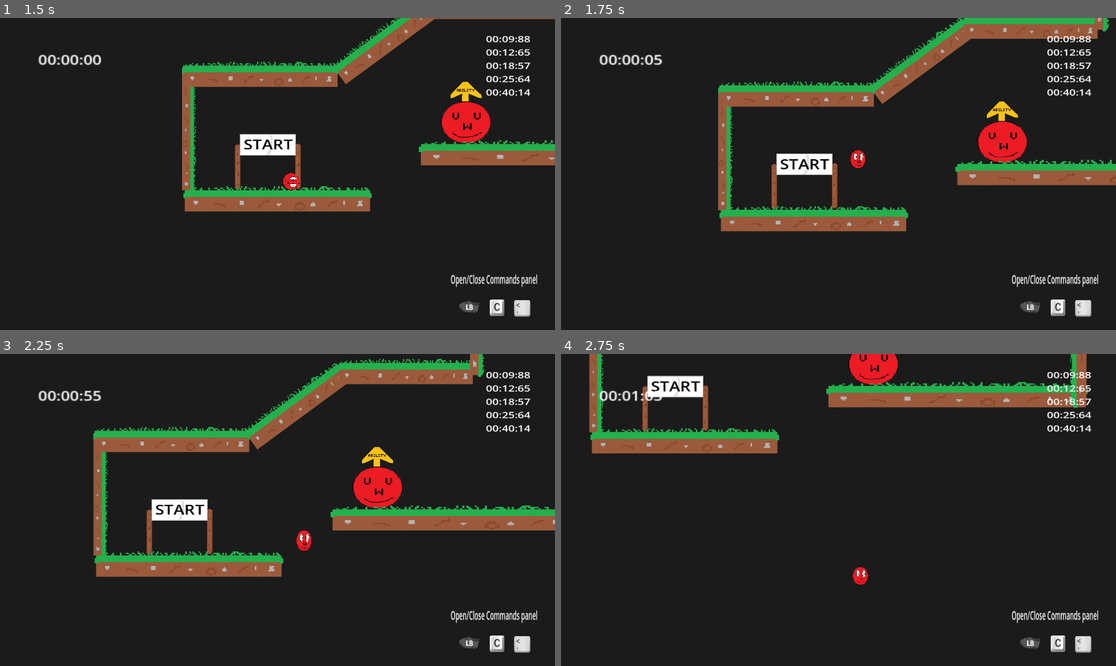
Above: before the commit, frames 1-4 (two rows, left to right).
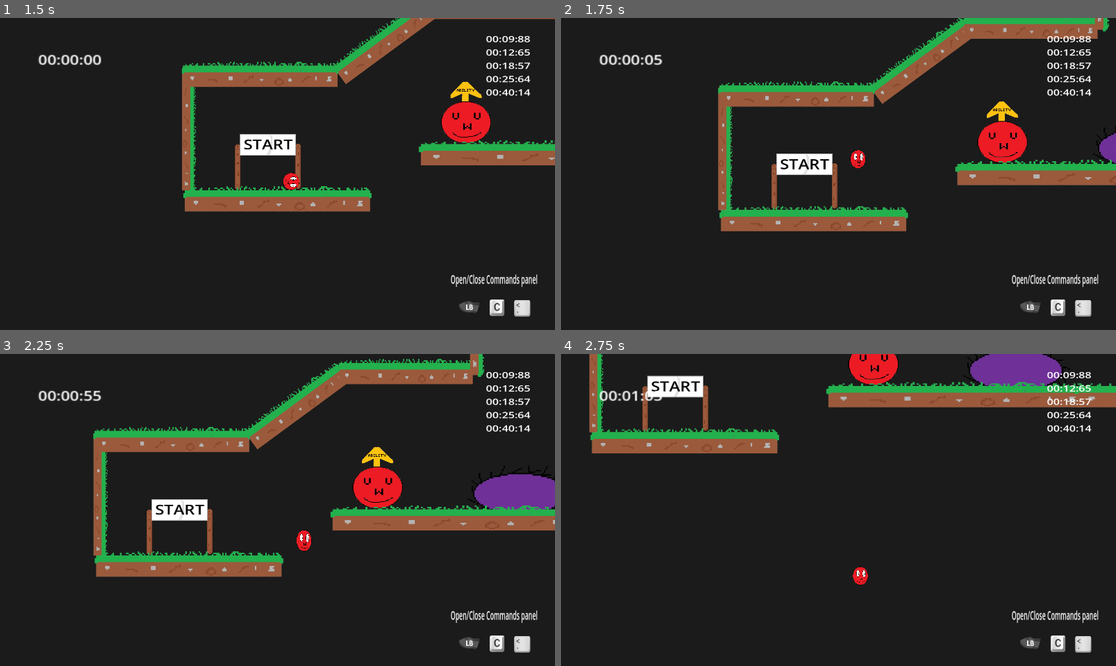
Above: after the commit, the same moments.

Repository: Mahnwe/TheBallThatWasUwU
Game: Godot game, scene res://Scenes/menu.tscn
The game is run twice, just before and just after one commit, with the same random seed, the same clock (stepped at 60 frames per second) and the same inputs.
Inputs (mouse positions are in pixels of both pictures, inside the frame that each line leads up to):
- Up to frame 1 (1.5 s): click "Level 3" at 0.5 s; tap Enter at 1.25 s; move the mouse to (399, 158) at 1.27 s; hold D (move_right) from 1.28 s (still down); tap F (next_level) at 1.35 s; click (399, 158) at 1.42 s
- Up to frame 2 (1.75 s): keep holding D (move_right); tap Space (jump) at 1.52 s
- Up to frame 3 (2.25 s): keep holding D (move_right); move the mouse to (166, 525) at 2.02 s; tap X (dash) at 2.1 s
- Up to frame 4 (2.75 s): keep holding D (move_right); tap Space (jump) at 2.27 s; tap F (next_level) at 2.3 s

Frame 1 is identical in both runs. In frame 2, 0.2% of the frame differs, in the area x 95-100%, y 34-47%; in frame 3, 1.5%; in frame 4, 2.2%, in the area x 72-100%, y 0-18%.

Commit message:
Work on level 3 script and LD

Diff:
--- a/Scenes/level3.tscn
+++ b/Scenes/level3.tscn
@@ -10,7 +10,37 @@
 [ext_resource type="PackedScene" uid="uid://doy0e7jnl2886" path="res://Scenes/wall.tscn" id="8_tnmog"]
 [ext_resource type="PackedScene" uid="uid://7qfwpggjf11t" path="res://Scenes/save_point.tscn" id="9_0l5s7"]
 [ext_resource type="PackedScene" uid="uid://bo7nw1yq804xk" path="res://Scenes/spike.tscn" id="10_w0su0"]
-[ext_resource type="PackedScene" uid="uid://b3tiqo6vtui7s" path="res://Scenes/wheel.tscn" id="11_pxyd4"]
+[ext_resource type="PackedScene" uid="uid://dss5xj26b0dfl" path="res://Scenes/finish.tscn" id="11_lhdat"]
+
+[sub_resource type="Curve2D" id="Curve2D_ea2f8"]
+_data = {
+"points": PackedVector2Array(79.37, -7.937, -79.37, 7.937, -471, -1680, 4.7622, -180.964, -4.7622, 180.964, -608, -1505, 0, 0, 0, 0, -509, -1353, 4.7622, 117.468, -4.7622, -117.468, -382, -1502, 0, 0, 0, 0, -471, -1680)
+}
+point_count = 5
+
+[sub_resource type="Curve2D" id="Curve2D_am5r0"]
+_data = {
+"points": PackedVector2Array(-97.515, 2.37841, 97.515, -2.37841, -78, -1643, 4.75683, 123.678, -4.75683, -123.678, 60, -1831, 99.8934, 0, -99.8934, 0, -64, -2004, 9.51366, -109.407, -9.51366, 109.407, -192, -1842, -66.5956, -2.37841, 66.5956, 2.37841, -78, -1643)
+}
+point_count = 5
+
+[sub_resource type="Curve2D" id="Curve2D_2r2mc"]
+_data = {
+"points": PackedVector2Array(-148, -14, 148, 14, 2114, -1734, 0, 0, 0, 0, 2264, -1578, 136, -10, -136, 10, 2156, -1397, -4, 64, 4, -64, 2003, -1590, -108, -6, 108, 6, 2114, -1734)
+}
+point_count = 5
+
+[sub_resource type="Curve2D" id="Curve2D_5xej6"]
+_data = {
+"points": PackedVector2Array(89.135, 10.0908, -89.135, -10.0908, 1746, -1640, 1.68179, 112.68, -1.68179, -112.68, 1626, -1798, -77.3625, -3.36359, 77.3625, 3.36359, 1687, -1955, 0, -142.952, 0, 142.952, 1823, -1806, 0, 0, 0, 0, 1746, -1640)
+}
+point_count = 5
+
+[sub_resource type="Curve2D" id="Curve2D_5ndjq"]
+_data = {
+"points": PackedVector2Array(0, 0, 0, 0, 145, -2480, 0, 0, 0, 0, 143, -2325, 0, 0, 0, 0, 141, -2170, 0, 0, 0, 0, 145, -2480)
+}
+point_count = 4
 
 [node name="level3" type="Node2D"]
 script = ExtResource("1_1urae")
@@ -46,6 +76,9 @@
 [node name="platform2" parent="." instance=ExtResource("2_gdtbw")]
 position = Vector2(-125, 1149)
 
+[node name="platform14" parent="platform2" instance=ExtResource("2_gdtbw")]
+position = Vector2(613, 0)
+
 [node name="Ability" parent="." instance=ExtResource("7_pr54i")]
 position = Vector2(28, 1173)
 scale = Vector2(0.52, 0.56)
@@ -68,23 +101,27 @@
 position = Vector2(-89, 787)
 scale = Vector2(0.519999, 1)
 
+[node name="platform7" parent="." instance=ExtResource("2_gdtbw")]
+position = Vector2(246, 501)
+scale = Vector2(0.76, 0.92)
+
+[node name="platform14" parent="." instance=ExtResource("2_gdtbw")]
+position = Vector2(967, 501)
+scale = Vector2(0.84, 0.92)
+
 [node name="Wall3" parent="." instance=ExtResource("8_tnmog")]
 position = Vector2(172, 923)
 rotation = -1.5708
 scale = Vector2(1.68, 1.52)
 
 [node name="Wall" parent="." instance=ExtResource("8_tnmog")]
-position = Vector2(654, 574)
+position = Vector2(1128, 556)
 rotation = 1.5708
 scale = Vector2(2.2, 1.76)
 
 [node name="platform6" parent="." instance=ExtResource("2_gdtbw")]
 position = Vector2(249, 298)
 scale = Vector2(0.199998, 0.8)
-
-[node name="platform7" parent="." instance=ExtResource("2_gdtbw")]
-position = Vector2(461, 501)
-scale = Vector2(1.56, 1.04)
 
 [node name="Wall4" parent="." instance=ExtResource("8_tnmog")]
 position = Vector2(802, -184)
@@ -135,15 +172,15 @@
 scale = Vector2(0.337579, 0.36)
 
 [node name="Spike2" parent="." instance=ExtResource("10_w0su0")]
-position = Vector2(487, 786)
+position = Vector2(961, 768)
 scale = Vector2(0.320001, 0.32)
 
 [node name="ColorRect" type="ColorRect" parent="."]
 z_index = -20
-offset_left = -1885.0
-offset_top = -4732.0
-offset_right = 4188.0
-offset_bottom = 2946.0
+offset_left = -1887.0
+offset_top = -4758.0
+offset_right = 4186.0
+offset_bottom = 2920.0
 color = Color(0.10748, 0.10748, 0.10748, 1)
 
 [node name="platform11" parent="." instance=ExtResource("2_gdtbw")]
@@ -188,11 +225,6 @@
 rotation = 1.5708
 scale = Vector2(2.28, 2.8)
 
-[node name="Wall12" parent="." instance=ExtResource("8_tnmog")]
-position = Vector2(-1078, -928)
-rotation = -1.5708
-scale = Vector2(2.28, 2.8)
-
 [node name="Wall13" parent="." instance=ExtResource("8_tnmog")]
 position = Vector2(2174, -90)
 rotation = -1.5708
@@ -202,31 +234,11 @@
 position = Vector2(2830, -1697)
 rotation = 1.5708
 scale = Vector2(2.28, 2.8)
-
-[node name="Wheel" parent="." instance=ExtResource("11_pxyd4")]
-position = Vector2(-409, -1442)
-scale = Vector2(4.08, 3.67743)
-degrees_per_second = 360
-
-[node name="Wheel2" parent="." instance=ExtResource("11_pxyd4")]
-position = Vector2(82, -1439)
-scale = Vector2(4.08, 3.67743)
-degrees_per_second = 360
 
 [node name="platform17" parent="." instance=ExtResource("2_gdtbw")]
 position = Vector2(-639, -1397)
 scale = Vector2(1.36, 1.22581)
 
-[node name="Wheel3" parent="." instance=ExtResource("11_pxyd4")]
-position = Vector2(1631, -1442)
-scale = Vector2(4.08, 3.67743)
-degrees_per_second = -360
-
-[node name="Wheel4" parent="." instance=ExtResource("11_pxyd4")]
-position = Vector2(2122, -1439)
-scale = Vector2(4.08, 3.67743)
-degrees_per_second = -360
-
 [node name="platform19" parent="." instance=ExtResource("2_gdtbw")]
 position = Vector2(1401, -1397)
 scale = Vector2(1.36, 1.22581)
@@ -240,9 +252,186 @@
 position = Vector2(83, -590)
 rotation = -1.5708
 scale = Vector2(2.2, 2.72)
+
+[node name="Wall17" parent="." instance=ExtResource("8_tnmog")]
+position = Vector2(641, 1132)
+rotation = -1.5708
+scale = Vector2(1.72, 1.76)
+
+[node name="Spike3" parent="." instance=ExtResource("10_w0su0")]
+position = Vector2(521, 1110)
+rotation = 1.5708
+
+[node name="Wall18" parent="." instance=ExtResource("8_tnmog")]
+position = Vector2(75, -1199)
+rotation = -1.5708
+scale = Vector2(2.28, 2.8)
+
+[node name="Wall19" parent="." instance=ExtResource("8_tnmog")]
+position = Vector2(1661, -1961)
+rotation = 1.5708
+scale = Vector2(2.28, 2.8)
+
+[node name="PlatformPatrol1" type="Path2D" parent="."]
+curve = SubResource("Curve2D_ea2f8")
+
+[node name="PathFollow2D" type="PathFollow2D" parent="PlatformPatrol1"]
+position = Vector2(-471, -1680)
+rotation = 3.04192
+rotates = false
+
+[node name="platform" parent="PlatformPatrol1/PathFollow2D" groups=["platform_on_patrol"] instance=ExtResource("2_gdtbw")]
+position = Vector2(71.0457, 73.4337)
+rotation = -3.03408
+scale = Vector2(0.200024, 0.68001)
+sync_to_physics = false
+
+[node name="PlatformPatrol2" type="Path2D" parent="."]
+position = Vector2(-42, 30)
+curve = SubResource("Curve2D_am5r0")
+
+[node name="PathFollow2D" type="PathFollow2D" parent="PlatformPatrol2"]
+position = Vector2(-78, -1643)
+rotation = -0.0243854
+rotates = false
+
+[node name="platform" parent="PlatformPatrol2/PathFollow2D" groups=["platform_on_patrol"] instance=ExtResource("2_gdtbw")]
+position = Vector2(-73.8073, -90.8266)
+rotation = 0.0288234
+scale = Vector2(0.241492, 0.823122)
+sync_to_physics = false
+speed = 200
+
+[node name="PlatformPatrol3" type="Path2D" parent="."]
+position = Vector2(75, 16)
+curve = SubResource("Curve2D_2r2mc")
+
+[node name="PathFollow2D" type="PathFollow2D" parent="PlatformPatrol3"]
+position = Vector2(2114, -1734)
+rotation = 0.0943139
+rotates = false
+
+[node name="platform" parent="PlatformPatrol3/PathFollow2D" groups=["platform_on_patrol"] instance=ExtResource("2_gdtbw")]
+position = Vector2(-87.0305, -81.1647)
+rotation = -0.086953
+scale = Vector2(0.234248, 0.878037)
+sync_to_physics = false
+
+[node name="PlatformPatrol4" type="Path2D" parent="."]
+position = Vector2(82, -31)
+curve = SubResource("Curve2D_5xej6")
+
+[node name="PathFollow2D" type="PathFollow2D" parent="PlatformPatrol4"]
+position = Vector2(1746, -1640)
+rotation = -3.02887
+rotates = false
+
+[node name="platform" parent="PlatformPatrol4/PathFollow2D" groups=["platform_on_patrol"] instance=ExtResource("2_gdtbw")]
+position = Vector2(103.546, 87.9102)
+rotation = 3.03349
+scale = Vector2(0.239639, 0.880005)
+sync_to_physics = false
+speed = 200
+
+[node name="Wall20" parent="." instance=ExtResource("8_tnmog")]
+position = Vector2(-1088, -937)
+rotation = -1.5708
+scale = Vector2(2.28, 2.8)
+
+[node name="platform18" parent="." instance=ExtResource("2_gdtbw")]
+position = Vector2(203, -2030)
+scale = Vector2(0.72, 1.08)
+
+[node name="platform20" parent="." instance=ExtResource("2_gdtbw")]
+position = Vector2(1016, -2028)
+scale = Vector2(0.72, 1.08)
+
+[node name="Wall12" parent="." instance=ExtResource("8_tnmog")]
+position = Vector2(574, -2413)
+rotation = 1.5708
+scale = Vector2(1.64, 2.24)
+
+[node name="Wall21" parent="." instance=ExtResource("8_tnmog")]
+position = Vector2(1160, -1859)
+rotation = -1.5708
+scale = Vector2(1.64, 2.24)
+
+[node name="platform21" parent="." instance=ExtResource("2_gdtbw")]
+position = Vector2(401, -2474)
+scale = Vector2(0.199999, 1.08)
+
+[node name="platform22" parent="." instance=ExtResource("2_gdtbw")]
+position = Vector2(1186, -2478)
+scale = Vector2(0.2, 1.08)
+
+[node name="Path2D" type="Path2D" parent="."]
+curve = SubResource("Curve2D_5ndjq")
+
+[node name="PathFollow2D" type="PathFollow2D" parent="Path2D"]
+position = Vector2(145, -2480)
+rotation = 1.5837
+rotates = false
+
+[node name="platform" parent="Path2D/PathFollow2D" groups=["platform_on_patrol"] instance=ExtResource("2_gdtbw")]
+position = Vector2(-76.3098, 53.9891)
+rotation = -1.5708
+scale = Vector2(0.15904, 0.758989)
+sync_to_physics = false
+
+[node name="Path2D2" type="Path2D" parent="."]
+position = Vector2(1424, 9)
+curve = SubResource("Curve2D_5ndjq")
+
+[node name="PathFollow2D" type="PathFollow2D" parent="Path2D2"]
+position = Vector2(145, -2480)
+rotation = 1.5837
+rotates = false
+
+[node name="platform" parent="Path2D2/PathFollow2D" groups=["platform_on_patrol"] instance=ExtResource("2_gdtbw")]
+position = Vector2(-76.3098, 53.9891)
+rotation = -1.5708
+scale = Vector2(0.15904, 0.758989)
+sync_to_physics = false
+
+[node name="platform23" parent="." instance=ExtResource("2_gdtbw")]
+position = Vector2(659, -2471)
+scale = Vector2(0.560001, 1)
+
+[node name="SavePoint2" parent="." instance=ExtResource("9_0l5s7")]
+position = Vector2(910, -2414)
+scale = Vector2(0.639902, 0.634647)
+
+[node name="platform24" parent="." instance=ExtResource("2_gdtbw")]
+position = Vector2(495, -1757)
+
+[node name="Wall22" parent="." instance=ExtResource("8_tnmog")]
+position = Vector2(746, -1706)
+rotation = 1.5708
+scale = Vector2(2.28, 2.8)
+
+[node name="Wall23" parent="." instance=ExtResource("8_tnmog")]
+position = Vector2(963, -940)
+rotation = -1.5708
+scale = Vector2(2.28, 2.8)
+
+[node name="platform25" parent="." instance=ExtResource("2_gdtbw")]
+position = Vector2(648, -1071)
+scale = Vector2(0.56, 3.28)
+
+[node name="platform26" parent="." instance=ExtResource("2_gdtbw")]
+position = Vector2(716, -1313)
+scale = Vector2(0.359999, 1)
+
+[node name="Finish" parent="." instance=ExtResource("11_lhdat")]
+z_index = 1
+position = Vector2(849, -1314)
+scale = Vector2(0.64, 0.68)
 
 [connection signal="player_exited_start_area" from="StartArea" to="." method="_on_start_area_player_exited_start_area"]
 [connection signal="player_entered" from="Ability" to="." method="_on_ability_player_entered"]
 [connection signal="player_entered" from="SavePoint" to="." method="_on_save_point_player_entered"]
 [connection signal="spike_hit" from="Spike" to="." method="_on_spike_spike_hit"]
 [connection signal="spike_hit" from="Spike2" to="." method="_on_spike_spike_hit"]
+[connection signal="spike_hit" from="Spike3" to="." method="_on_spike_spike_hit"]
+[connection signal="player_entered" from="SavePoint2" to="." method="_on_save_point_player_entered"]
+[connection signal="player_entered" from="Finish" to="." method="_on_finish_player_entered"]
--- a/Scripts/level_3.gd
+++ b/Scripts/level_3.gd
@@ -4,13 +4,13 @@
 var is_paused
 
 var start_position_x = -615
-var start_position_y = -1212
+var start_position_y = 1212
 
 var save_position_x = -615
-var save_position_y = -1212
-
-var finish_position_x = -4842
-var finish_position_y = 245
+var save_position_y = 1212
+
+var finish_position_x = 690
+var finish_position_y = -1357
 
 var config = ConfigFile.new()
 # Load data from a file.
@@ -39,6 +39,7 @@
 func _process(_delta):
 	handle_commands_panel()
 	handle_pause()
+	handle_player_actions_when_level_finished()
 
 	if Input.is_action_just_pressed("restart_save") and save_position_x == start_position_x and $Player.position.x != finish_position_x and !is_commands_panel_open and !is_paused:
 		restart_scene()
@@ -55,6 +56,12 @@
 		save_position_x = start_position_x
 		save_position_y = start_position_y
 
+func handle_player_actions_when_level_finished():
+	if $Player.position.x == finish_position_x and $Player.position.y == finish_position_y and Input.is_action_just_pressed("next_level"):
+		get_tree().change_scene_to_file("res://Scenes/level4.tscn")
+	if $Player.position.x == finish_position_x and $Player.position.y == finish_position_y and Input.is_action_just_pressed("menu_when_finish"):
+		get_tree().change_scene_to_file("res://Scenes/menu.tscn")
+
 func handle_pause():
 	if $Player.position.x == finish_position_x and $Player.position.y == finish_position_y:
 		pass
@@ -182,3 +189,18 @@
 			member.get_parent().progress = 0
 	for member in get_tree().get_nodes_in_group("platform_on_patrol"):
 			member.get_parent().progress = 0
+
+
+func _on_finish_player_entered():
+	$Player.position.x = finish_position_x
+	$Player.position.y = finish_position_y
+	$Player.get_child(0).get_child(0).get_child(0).get_child(0).set_process(false)
+	queue.sort_ascending($Player.get_child(0).get_child(0).get_child(0).get_child(0).time_elapsed)
+	queue.saveData()
+	$Player.get_child(0).get_child(0).get_child(0).get_child(1).instantiate(queue.file_data)
+	config.set_value("levels", "is_level_three_finished", true)
+	config.save("res://Ressources/PropertieFile/properties.cfg")
+	print($Player.position.x)
+	print($Player.position.y)
+	$Player.get_child(1).animation = "stay"
+	$Player.set_physics_process(false)
Not shown: 1 places in Scenes/level3.tscn that only renumber resources
